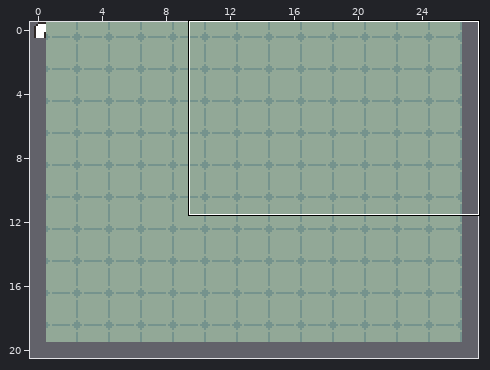
A Tiled map (JSON) gets an edit: src/renderer/src/assets/maps/office.tmj. The picture above shows the old version from afar; the outline marks the close-up.
Close-up. The starting point:
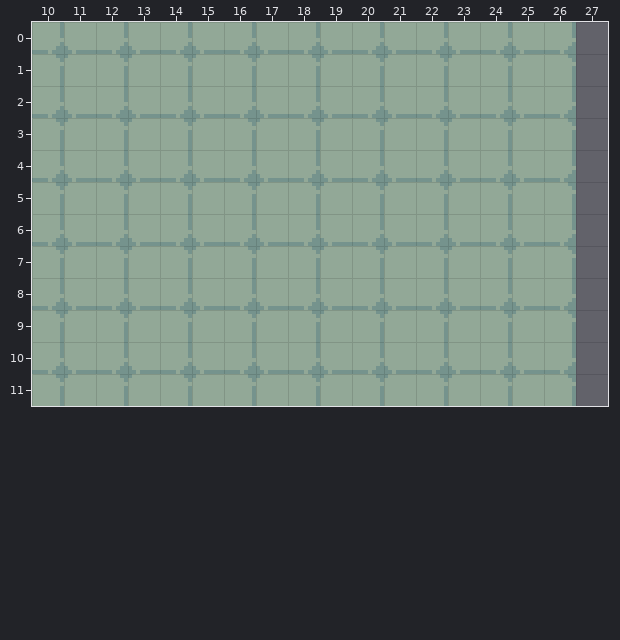
Cells are 16x16 px. Shown: x 10..27, y 0..11. The commit also changed other parts of the map, which this record leaves out.
And afterwards:
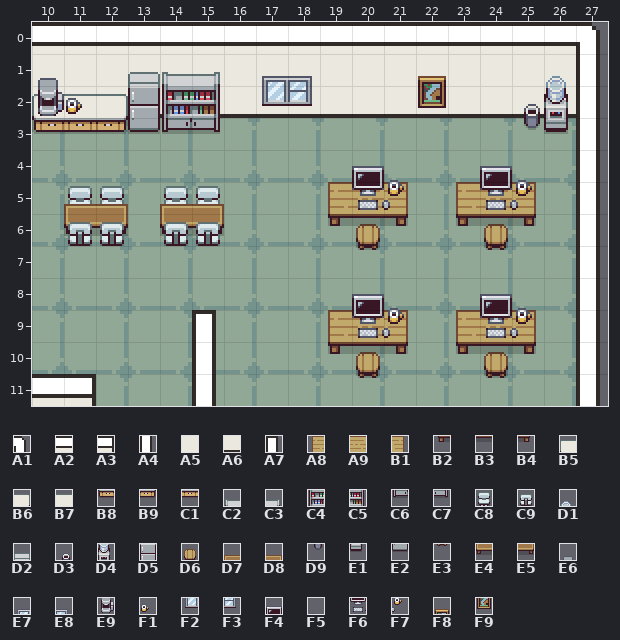
Key: from "A5 Office Floors & Walls": A1 4, A2 9, A3 11, A4 20, A5 41, A6 50, A7 98; from "office-tileset": A8 1, A9 2, B1 3, B2 17, B3 18, B4 19, B5 37, B6 38, B7 39, B8 53, B9 54, C1 55, C2 190, C3 191, C4 206, C5 207, C6 222, C7 223, C8 260, C9 261, D1 265, D2 268, D3 280, D4 281, D5 284, D6 288, D7 292, D8 293, D9 296, E1 297, E2 300, E3 304, E4 308, E5 309, E6 312, E7 326, E8 327, E9 328, F1 329, F2 342, F3 343, F4 364, F5 365, F6 380, F7 381, F8 388, F9 404.
__ is an empty cell.
Tiles of an added or newly shown layer are drawn over the layers below it.
The exact change:
Layer "walls" (now shown):
The edit adds tile A1 in row 0 at x 27.
The edit adds tile A2 in row 0 at x 10 to 26; in row 11 at x 10.
The edit adds tile A3 in row 11 at x 11.
The edit adds tile A4 in rows 1 to 9 at x 27; in rows 10 to 11 at x 15 and 27.
The edit adds tile A5 in row 1 at x 10 to 26.
The edit adds tile A6 in row 2 at x 10 to 12 and 14 to 26.
The edit adds tile A7 in row 9 at x 15.
Layer "furniture-below" (now shown):
The edit adds tile A8 in row 5 at x 19 and 23; in row 9 at x 19 and 23.
The edit adds tile A9 in row 5 at x 20 and 24; in row 9 at x 20 and 24.
The edit adds tile B1 in row 5 at x 21 and 25; in row 9 at x 21 and 25.
The edit adds tile B5 in row 2 at x 10.
The edit adds tile B6 in row 2 at x 12.
The edit adds tile B7 in row 2 at x 11.
The edit adds tile B8 in row 3 at x 10.
The edit adds tile B9 in row 3 at x 12.
The edit adds tile C1 in row 3 at x 11.
The edit adds tile C2 in row 1 at x 14.
The edit adds tile C3 in row 1 at x 15.
The edit adds tile C4 in row 2 at x 14.
The edit adds tile C5 in row 2 at x 15.
The edit adds tile C6 in row 3 at x 14.
The edit adds tile C7 in row 3 at x 15.
The edit adds tile C8 in row 5 at x 11 to 12 and 14 to 15.
The edit adds tile D1 in row 1 at x 26.
The edit adds tile D2 in row 1 at x 13.
The edit adds tile D3 in row 2 at x 25.
The edit adds tile D4 in row 2 at x 26.
The edit adds tile D5 in row 2 at x 13.
The edit adds tile D6 in row 6 at x 20 and 24; in row 10 at x 20 and 24.
The edit adds tile D9 in row 3 at x 25.
The edit adds tile E1 in row 3 at x 26.
The edit adds tile E2 in row 3 at x 13.
The edit adds tile E3 in row 7 at x 20 and 24; in row 11 at x 20 and 24.
The edit adds tile E4 in row 6 at x 11 and 14.
The edit adds tile E5 in row 6 at x 12 and 15.
Layer "furniture-above" (now shown):
The edit adds tile B2 in row 6 at x 19 and 23; in row 10 at x 19 and 23.
The edit adds tile B3 in row 6 at x 20 and 24; in row 10 at x 20 and 24.
The edit adds tile B4 in row 6 at x 21 and 25; in row 10 at x 21 and 25.
The edit adds tile C9 in row 6 at x 11 to 12 and 14 to 15.
The edit adds tile D7 in row 5 at x 11 and 14.
The edit adds tile D8 in row 5 at x 12 and 15.
The edit adds tile E6 in row 1 at x 10.
The edit adds tile E7 in row 1 at x 17.
The edit adds tile E8 in row 1 at x 18.
The edit adds tile E9 in row 2 at x 10.
The edit adds tile F1 in row 2 at x 11.
The edit adds tile F2 in row 2 at x 17.
The edit adds tile F3 in row 2 at x 18.
The edit adds tile F4 in row 4 at x 20 and 24; in row 8 at x 20 and 24.
The edit adds tile F5 in row 4 at x 21 and 25; in row 8 at x 21 and 25.
The edit adds tile F6 in row 5 at x 20 and 24; in row 9 at x 20 and 24.
The edit adds tile F7 in row 5 at x 21 and 25; in row 9 at x 21 and 25.
The edit adds tile F8 in row 1 at x 22.
The edit adds tile F9 in row 2 at x 22.
Boxes around the changes in both close-ups, in picture pixels (x1, y1, x2, y2):
added: (32, 22, 600, 406)
